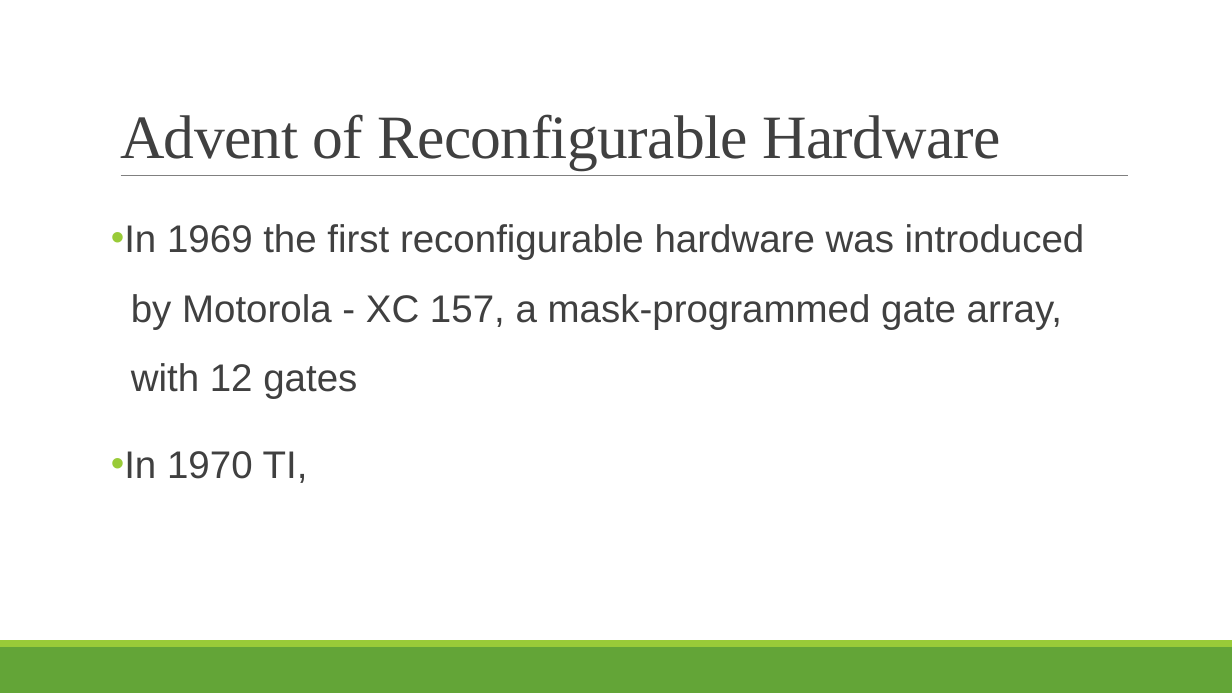
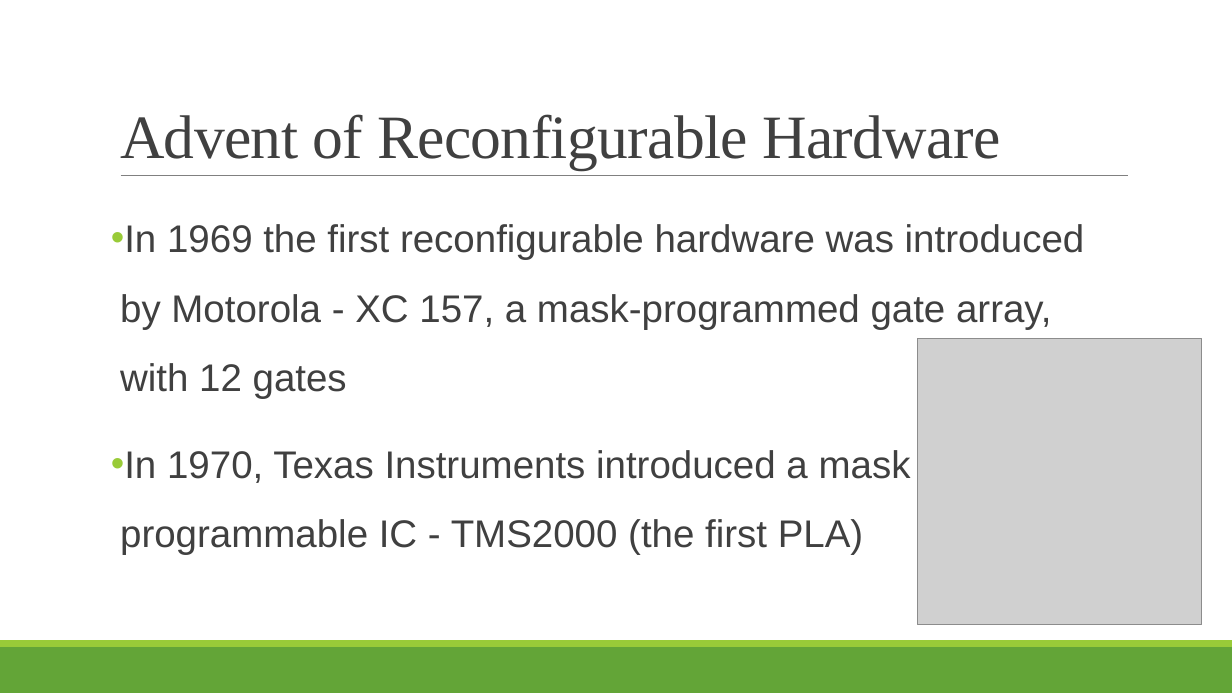
Before and after one commit to puthukkaden/Reconfigrable_Processor_Architecture, a slide deck: slide 13 of Presentation/Presentation1.pptx (slide 6 before the commit). Drawn at 1232x693 pixels with LibreOffice and Linux fonts; fonts in the diff are those of the drawing; grey boxes stand for pictures. Boxes give left, top, right and bottom in pixels: in the first picture for what was removed or moved away, otherwise in the second. Text is boxed around its words. In the diff, an @@ line names an element or a change of style, - is before the commit and + after.

```diff
--- a/Presentation/Presentation1.pptx
+++ b/Presentation/Presentation1.pptx
@@ picture added at (918,338,1202,625) @@
@@ text at (111,450,911,555): text changed @@
-• In 1970 TI,
+• In 1970, Texas Instruments introduced a mask programmable IC - TMS2000 (the first PLA)
```
Also in this commit, not shown: 6 other slides changed, 18 slides added, 1 slide removed, 7 other files.
